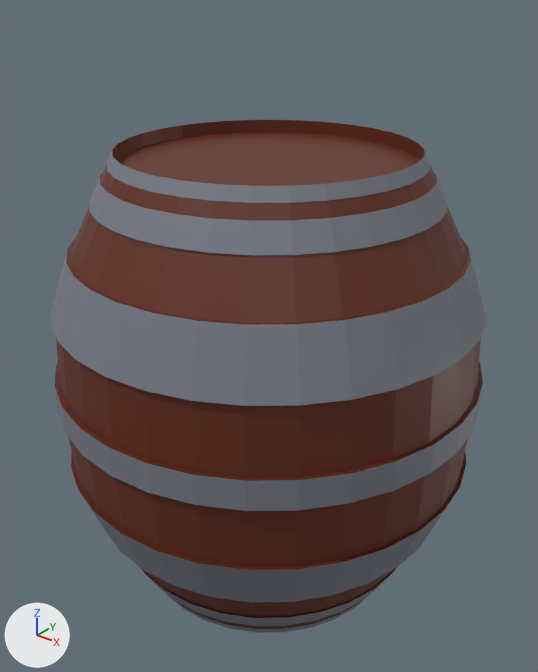
The FBX model Assets/Meshes/props/barrel/barrel.fbx: old version first, new version second.
Before and after are seen from a camera (50 mm lens) standing at (2.64, -3.3, 4.22) and looking at (0.01, -0.01, 2.18). The axes (+X, +Y, +Z) are drawn at lower left. The lights are the same throughout.
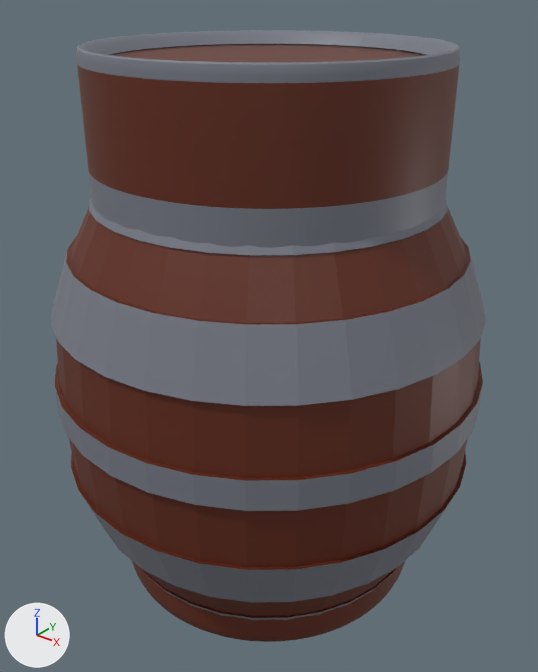
The newer file is also turned or shifted as a whole; pictures and numbers use the older file's frame.

Boxes (x1, y1, x2, y2) around the edits, measured in the pictures (538 x 672 px):
'barrel', added
    after: (76, 30, 460, 642)
    faces in mat_wood (picture img_barrel_body_png): (77, 44, 460, 642)
    faces in mat_iron (picture img_metallines_png): (76, 30, 460, 248)

What the commit changed:
Material 'iron' (mat_iron) is new.
Its texture is img_metallines_png (with its transparency).
Mesh me_cylinder_004 is new.
It has 5634 vertices, 5632 faces and spans x -0.99..0.99, y -0.99..0.99, z 0.0..3.35.
Faces by material slot: [3072, 2560].
It uses material mat_wood (picture img_barrel_body_png).
It uses material mat_iron (picture img_metallines_png).
Object 'barrel' (ob_barrel) is new; it shows me_cylinder_004.
Its location is (0.0, 0.0, 0.546).
